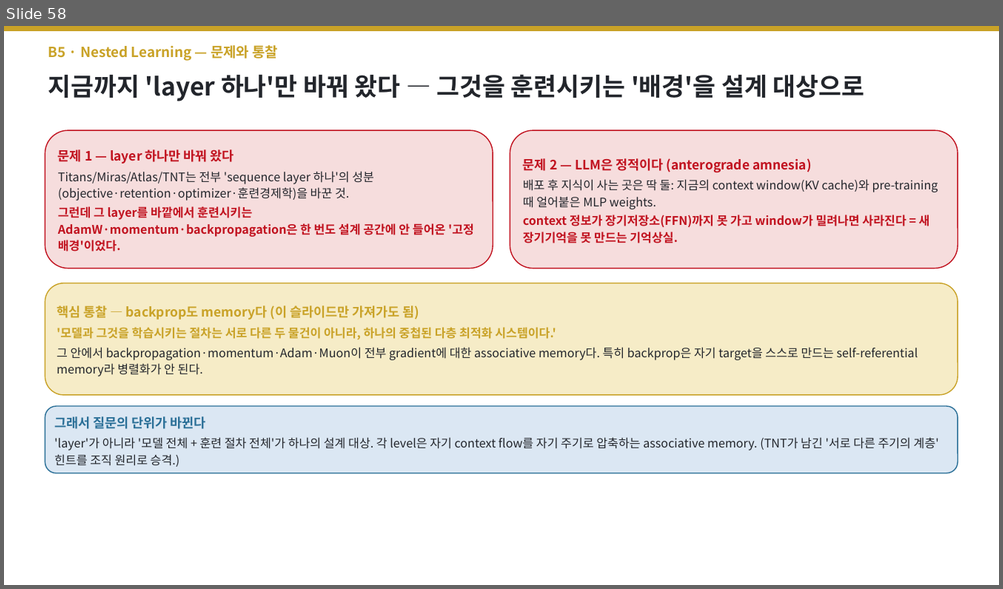
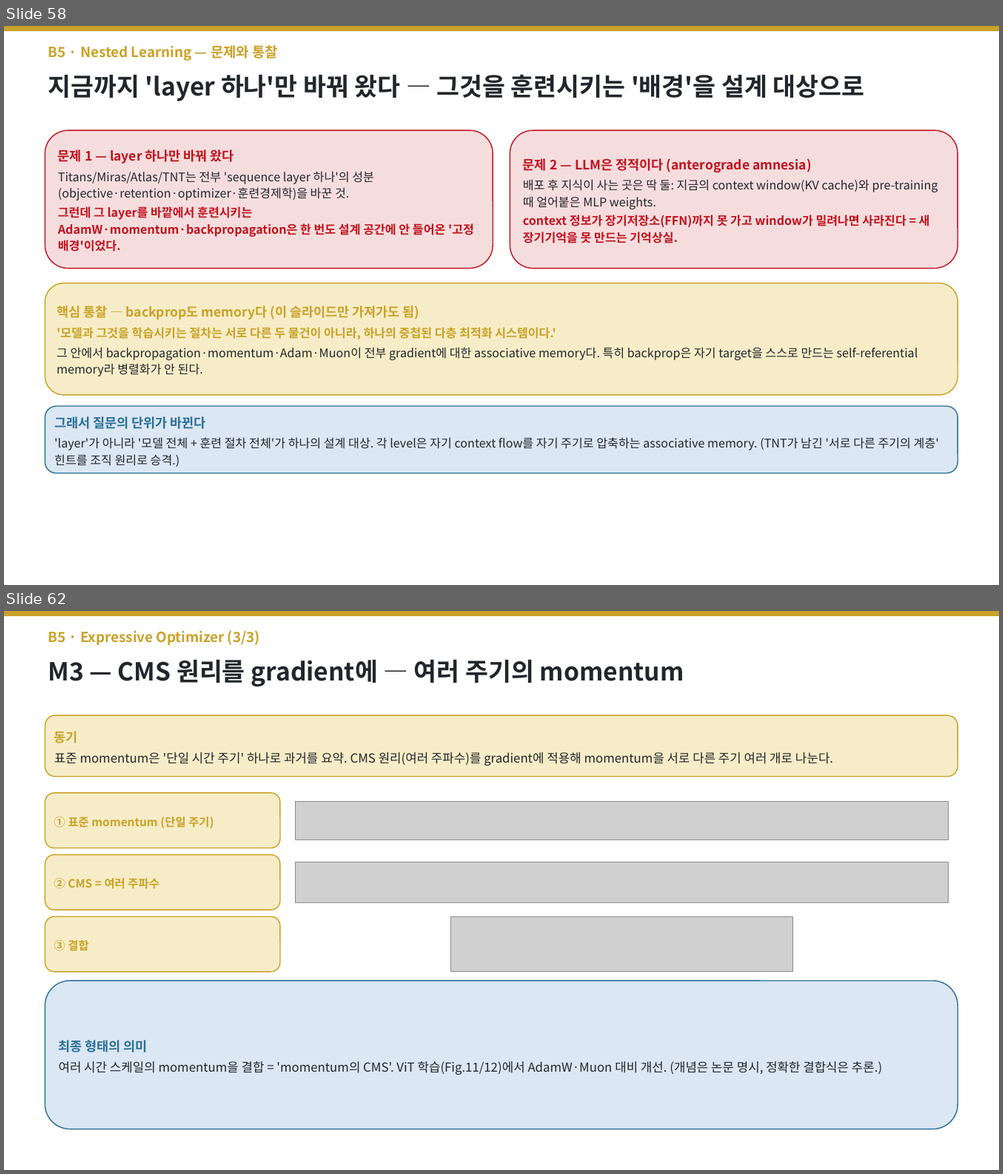
Before and after one commit to jimmylegendary/neural-memory-study, a slide deck: seminar/TTT-seminar.pptx. Shown one above the other, each under a label of ours: slide 58 before the commit, slides 58 and 62 after it; the slides between them are not shown. The pictures are 1003x589 and 1003x1174 pixels, drawn with LibreOffice and Linux fonts; fonts in the diff are those of the drawing; grey boxes stand for pictures. Boxes give left, top, right and bottom in pixels: in the first picture for what was removed or moved away, otherwise in the second. Text is boxed around its words. In the diff, an @@ line names an element or a change of style, - is before the commit and + after.

```diff
--- a/seminar/TTT-seminar.pptx
+++ b/seminar/TTT-seminar.pptx
@@ slide 62 added at (4,611,999,1170), background #FFFFFF @@
@@ rectangle added at (4,611,999,615), fill #C9A227, outline #C9A227 1 pt @@
@@ text added at (48,630,260,645), 13.5 pt, text #C9A227, bold @@
+B5 · Expressive Optimizer (3/3)
@@ text added at (48,659,684,686), 24 pt, text #22252B, bold @@
+M3 — CMS 원리를 gradient에 — 여러 주기의 momentum
@@ rounded rectangle added at (45,715,958,777), fill #F6ECC7, outline #C9A227 1 pt, 12 pt, text #22252B @@
+동기
+표준 momentum은 '단일 시간 주기' 하나로 과거를 요약. CMS 원리(여러 주파수)를 gradient에 적용해 momentum을 서로 다른 주기 여러 개로 나눈다.
@@ rounded rectangle added at (45,793,280,849), fill #F6ECC7, outline #C9A227 1 pt, 11 pt, text #C9A227, bold @@
+① 표준 momentum (단일 주기)
@@ picture added at (295,801,948,840) @@
@@ rounded rectangle added at (45,855,280,910), fill #F6ECC7, outline #C9A227 1 pt, 11 pt, text #C9A227, bold @@
+② CMS = 여러 주파수
@@ picture added at (295,863,948,903) @@
@@ rounded rectangle added at (45,917,280,972), fill #F6ECC7, outline #C9A227 1 pt, 11 pt, text #C9A227, bold @@
+③ 결합
@@ picture added at (450,917,792,972) @@
@@ rounded rectangle added at (45,981,958,1130), fill #DBE7F3, outline #2A6F97 1 pt, 12 pt, text #22252B @@
+최종 형태의 의미
+여러 시간 스케일의 momentum을 결합 = 'momentum의 CMS'. ViT 학습(Fig.11/12)에서 AdamW·Muon 대비 개선. (개념은 논문 명시, 정확한 결합식은 추론.)
```
Also in this commit, not shown: 3 slides changed, 5 other slides added, 2 other files.
